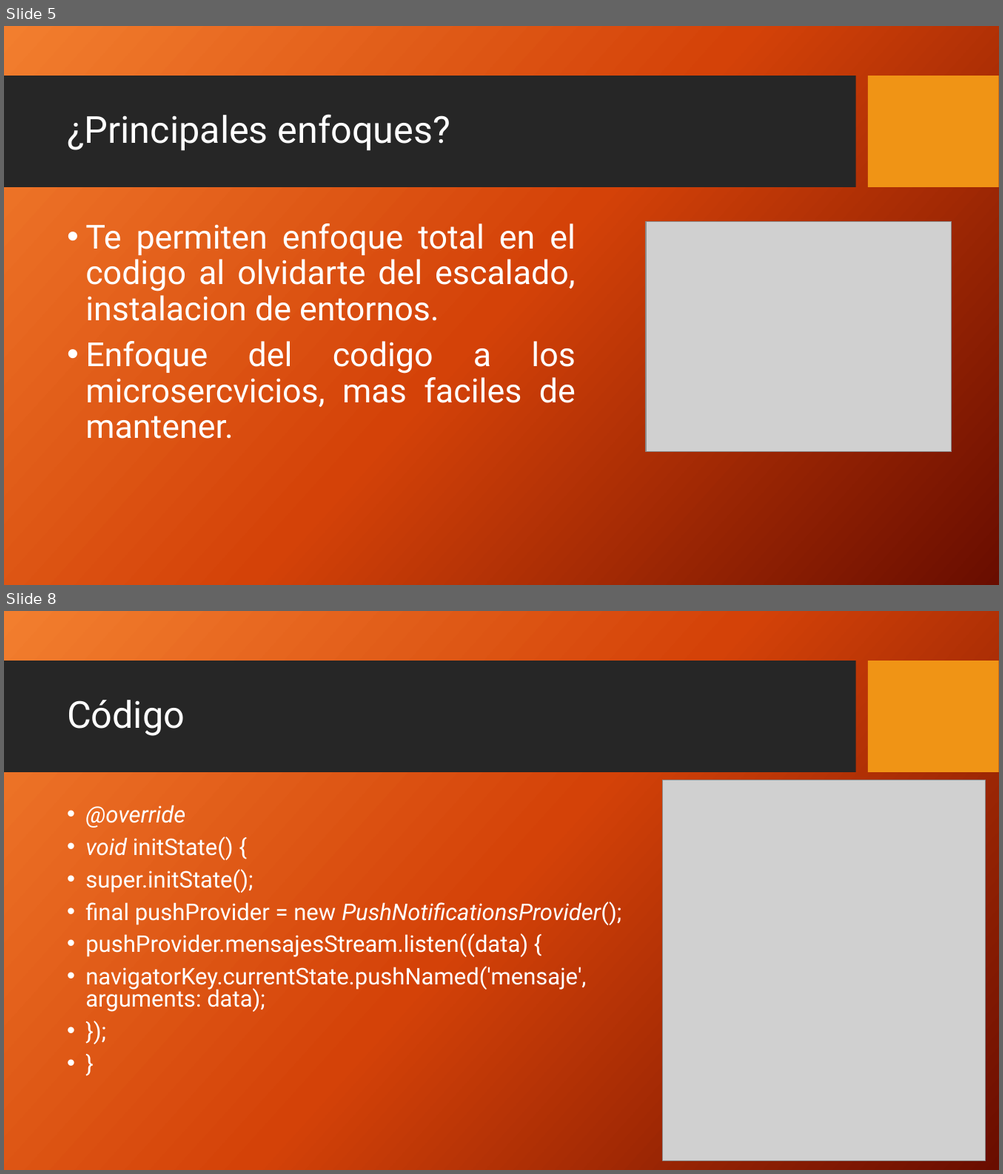
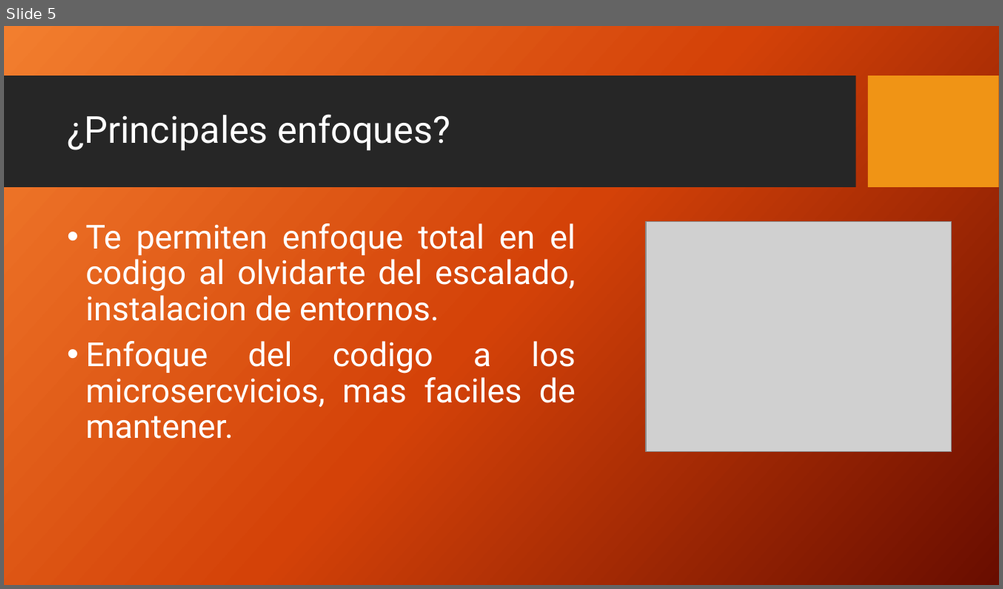
Before and after one commit to eddieware/Ppt_Cloud_Functions, a slide deck: Cloud_functions.pptx. Shown one above the other, each under a label of ours: slides 5 and 8 before the commit, slide 5 after it; the slides between them are not shown. The pictures are 1003x1174 and 1003x589 pixels, drawn with LibreOffice and Linux fonts; fonts in the diff are those of the drawing; grey boxes stand for pictures; background and template pictures are left out. Boxes give left, top, right and bottom in pixels: in the first picture for what was removed or moved away, otherwise in the second. Text is boxed around its words. In the diff, an @@ line names an element or a change of style, - is before the commit and + after.

```diff
--- a/Cloud_functions.pptx
+++ b/Cloud_functions.pptx
@@ slide 8 removed at <box>4,611,999,1170</box>, background picture (left out); not listed: 2 template elements that a slide beside it also shows @@
@@ title removed at <box>67,700,185,736</box> @@
-Código
@@ picture removed at <box>663,780,985,1162</box> @@
@@ text removed at <box>85,805,621,1012</box> @@
-• @override
-• void initState() {
-• super.initState();
-• final pushProvider = new PushNotificationsProvider();
-• pushProvider.mensajesStream.listen((data) {
-• navigatorKey.currentState.pushNamed('mensaje', arguments: data);
-• });
-• }
```
Also in this commit, not shown: 2 slides added, 2 other slides removed, 1 other file.
